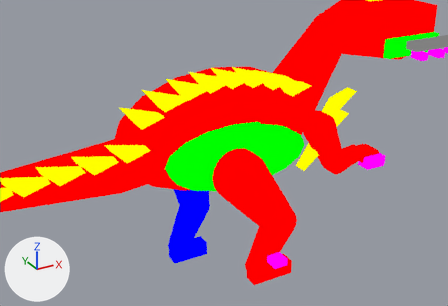
The Blender file assets-source/blender/motion/yutyrannus-walk.blend as it was, and as the next commit left it.
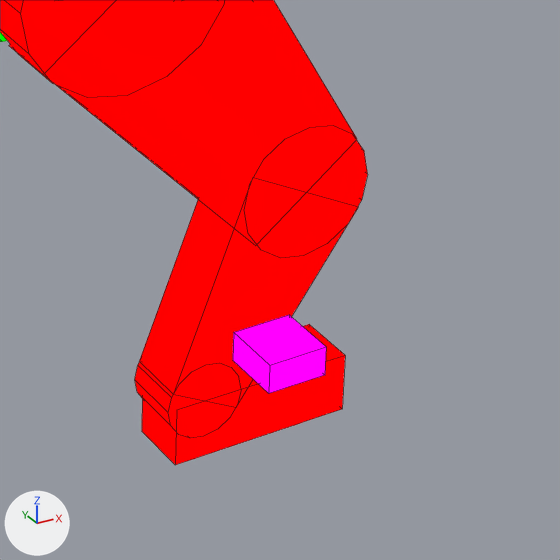
Each version appears first from a 50 mm camera at (19.1, -67.1, 50.8) aimed at (56.5, 0.8, 16.9), and next in a close-up on the part from 48% to 76% of the width and 59% to 100% of the height. The axes (+X, +Y, +Z) are drawn at lower left. The lights are the same throughout. The first two pictures are the older version. Both versions are drawn at full value of the shape key 'walk_07' of 'DinoTycoon_Motion_yutyrannus_walk_near_claws'; the numbers are the values there. The close-ups show mesh edges as thin lines.

In view in the first close-up: 'DinoTycoon_Motion_yutyrannus_walk_near_0', 'DinoTycoon_Motion_yutyrannus_walk_near_1', 'DinoTycoon_Motion_yutyrannus_walk_near_claws', 'DinoTycoon_Motion_yutyrannus_walk_near_foot', 'DinoTycoon_Motion_yutyrannus_walk_near_joint_0', 'DinoTycoon_Motion_yutyrannus_walk_near_joint_1', 'DinoTycoon_Motion_yutyrannus_walk_near_tip' and 1 more.
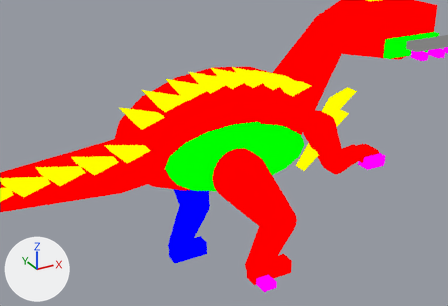
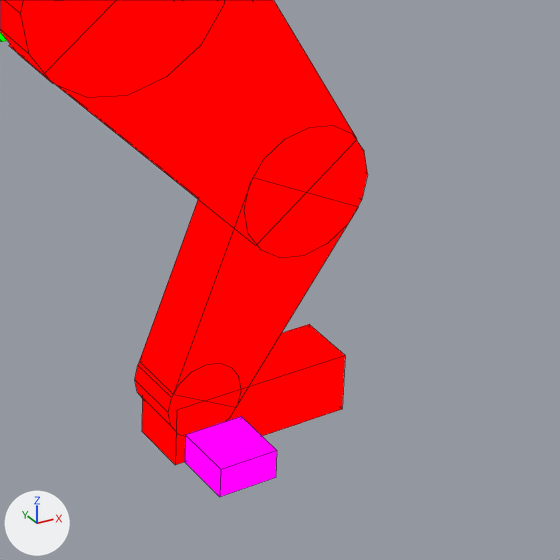
The change, as a diff of the scene's bpy script:
```diff
--- a/assets-source/blender/motion/yutyrannus-walk.blend.py
+++ b/assets-source/blender/motion/yutyrannus-walk.blend.py
@@ me_dinotycoon_motion_yutyrannus_walk_sample_near_claws @@
 # used by ob_dinotycoon_motion_yutyrannus_walk_near_claws; location = (0.0, 0.0, 0.0)
-me_dinotycoon_motion_yutyrannus_walk_sample_near_claws.from_pydata(...)  # 8 vertices, 6 faces; spans x 58.84..60.84, y -9.0..-7.0, z 3.14..4.14
+me_dinotycoon_motion_yutyrannus_walk_sample_near_claws.from_pydata(...)  # 8 vertices, 6 faces; spans x 57.22..59.22, y -9.0..-7.0, z 0.0..1.0
+# me_dinotycoon_motion_yutyrannus_walk_sample_near_claws part 1: the whole mesh is moved by (-1.63, 0.0, -3.14)
 me_dinotycoon_motion_yutyrannus_walk_sample_near_claws.materials.append(mat_dinotycoon_role_w)
```

Location of each change, [x1, y1, x2, y2] in pixels of the close-ups (560 x 560 px):
'DinoTycoon_Motion_yutyrannus_walk_near_claws', moved
    before: [233, 315, 326, 393]
    after: [185, 416, 277, 497]
